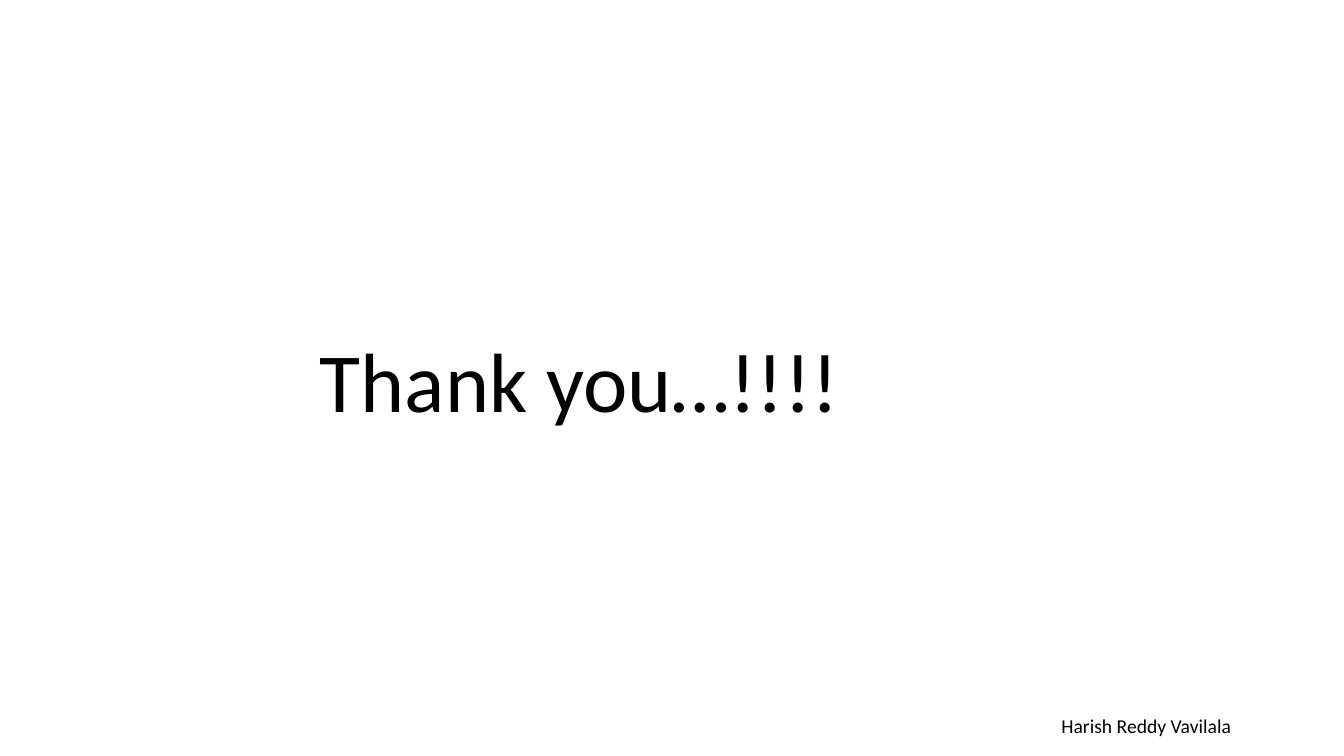
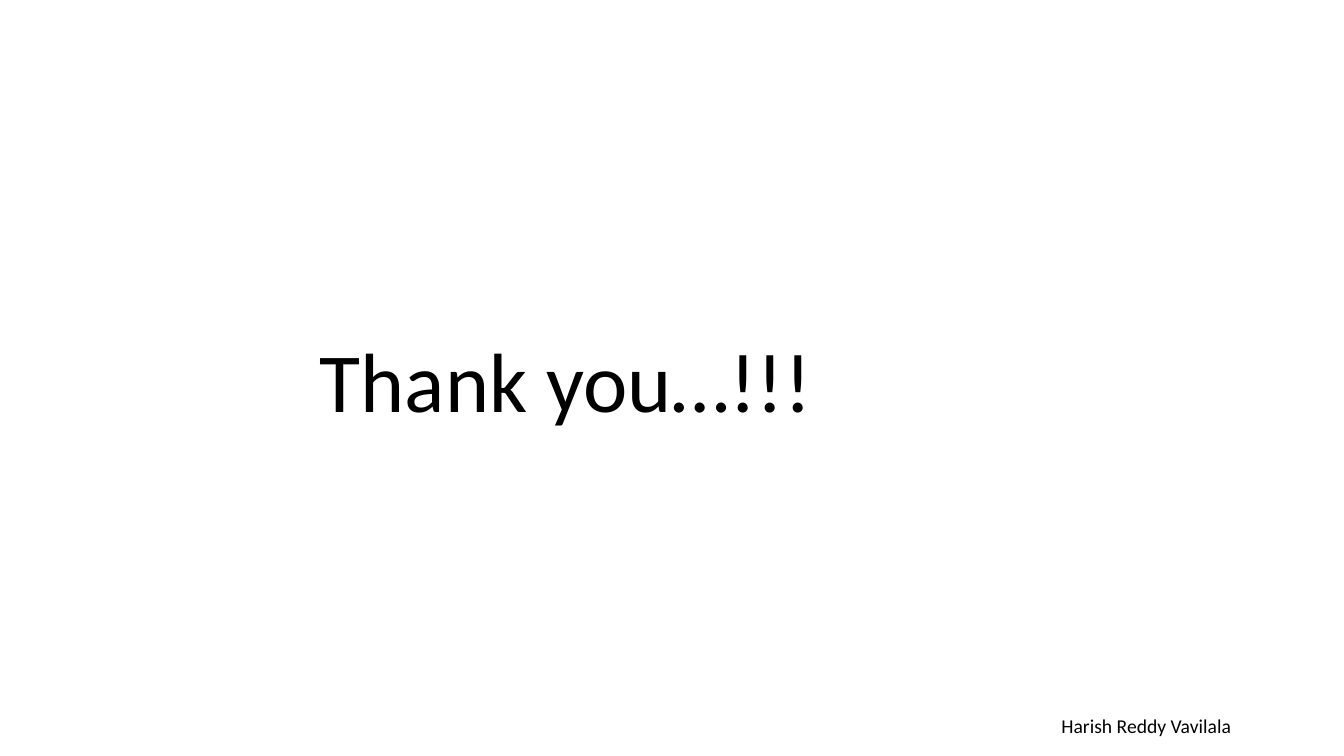
Before and after one commit to HariPriyaJupally/ApacheSolr, a slide deck: slide 23 of APACHE SOLR.pptx (slide 21 before the commit). Drawn at 1344x756 pixels with LibreOffice and Linux fonts; fonts in the diff are those of the drawing. Boxes give left, top, right and bottom in pixels: in the first picture for what was removed or moved away, otherwise in the second. Text is boxed around its words. In the diff, an @@ line names an element or a change of style, - is before the commit and + after.

```diff
--- a/APACHE SOLR.pptx
+++ b/APACHE SOLR.pptx
@@ title at bbox=[320, 353, 811, 426]: text changed @@
-Thank you…!!!!
+Thank you…!!!
```
Also in this commit, not shown: 1 other slide changed, 2 slides added.
